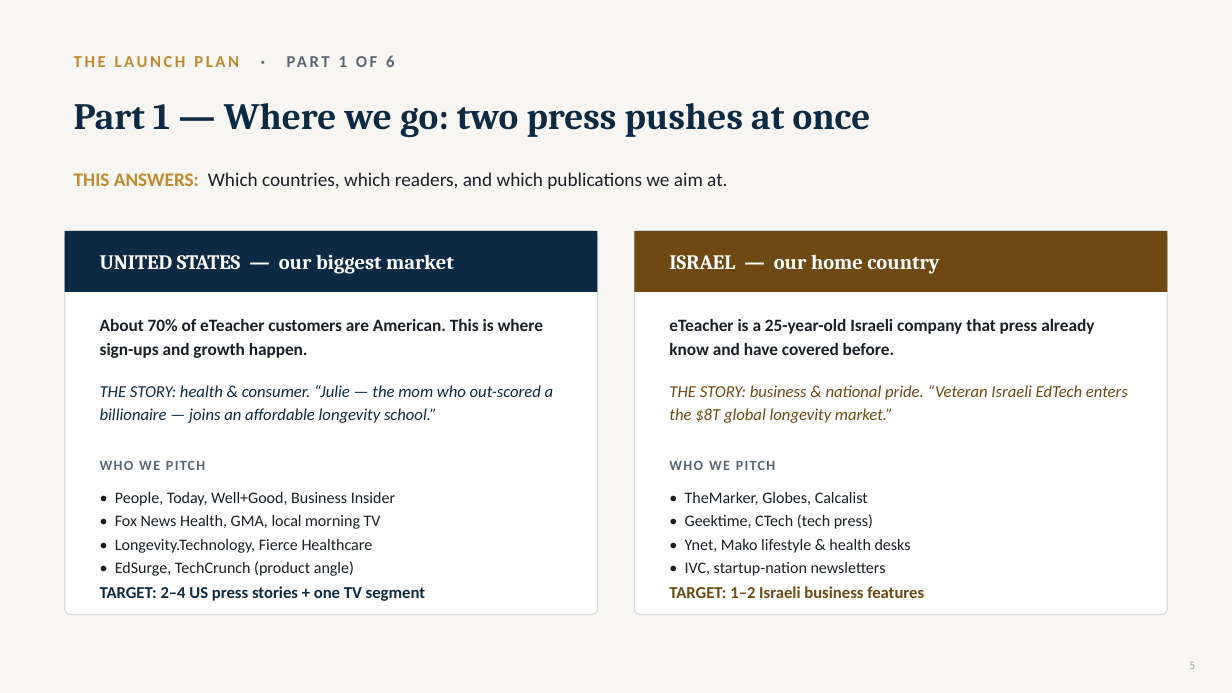
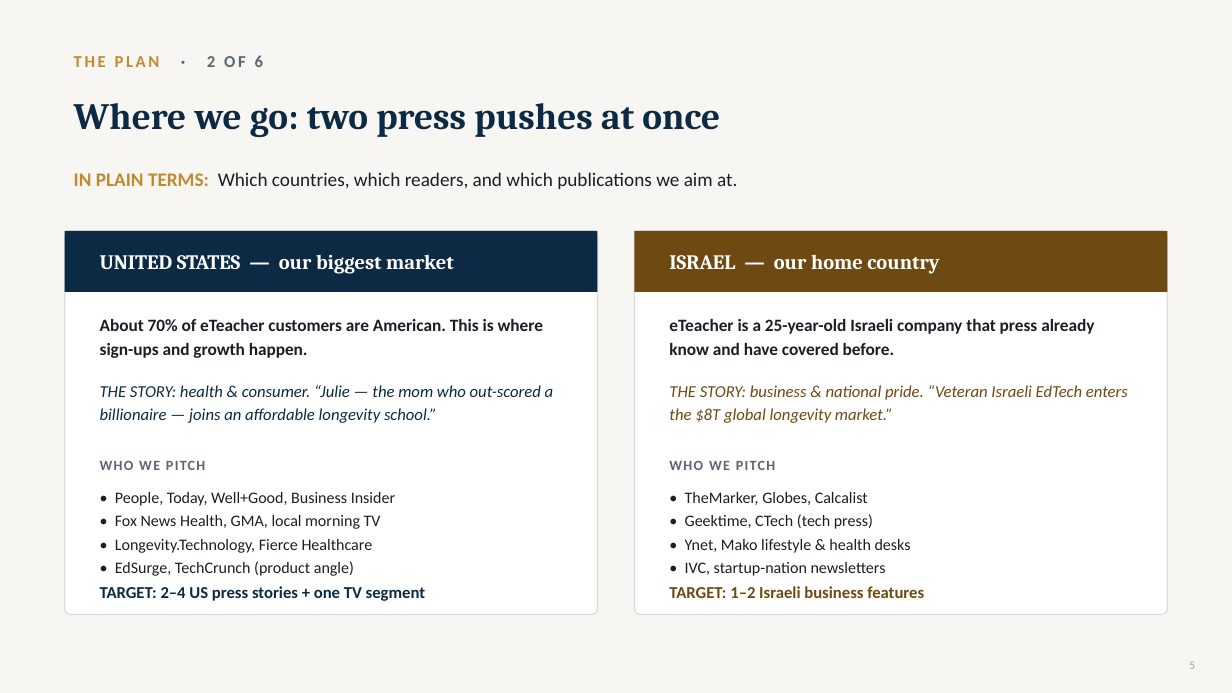
Before and after one commit to gitteromri-ux/eteacher-longevity-pr-campaign, a slide deck: slide 5 of eTeacher_Longevity_PR_Campaign.pptx. Drawn at 1232x693 pixels with LibreOffice and Linux fonts; fonts in the diff are those of the drawing. Boxes give left, top, right and bottom in pixels: in the first picture for what was removed or moved away, otherwise in the second. Text is boxed around its words. In the diff, an @@ line names an element or a change of style, - is before the commit and + after.

Commit message:
Rebuild opening plan: 6 tight McKinsey-style slides (one-page summary + 5 deep-dives), merged How, no fluff

```diff
--- a/eTeacher_Longevity_PR_Campaign.pptx
+++ b/eTeacher_Longevity_PR_Campaign.pptx
@@ text at box(74, 55, 263, 67): text changed @@
-THE LAUNCH PLAN · PART 1 OF 6
+THE PLAN · 2 OF 6
@@ text at box(74, 103, 720, 137): text changed @@
-Part 1 — Where we go: two press pushes at once
+Where we go: two press pushes at once
@@ text at box(74, 172, 737, 189): text changed @@
-THIS ANSWERS: Which countries, which readers, and which publications we aim at.
+IN PLAIN TERMS: Which countries, which readers, and which publications we aim at.
```
Also in this commit, not shown: 24 other slides changed, 2 slides added, 4 slides removed.
